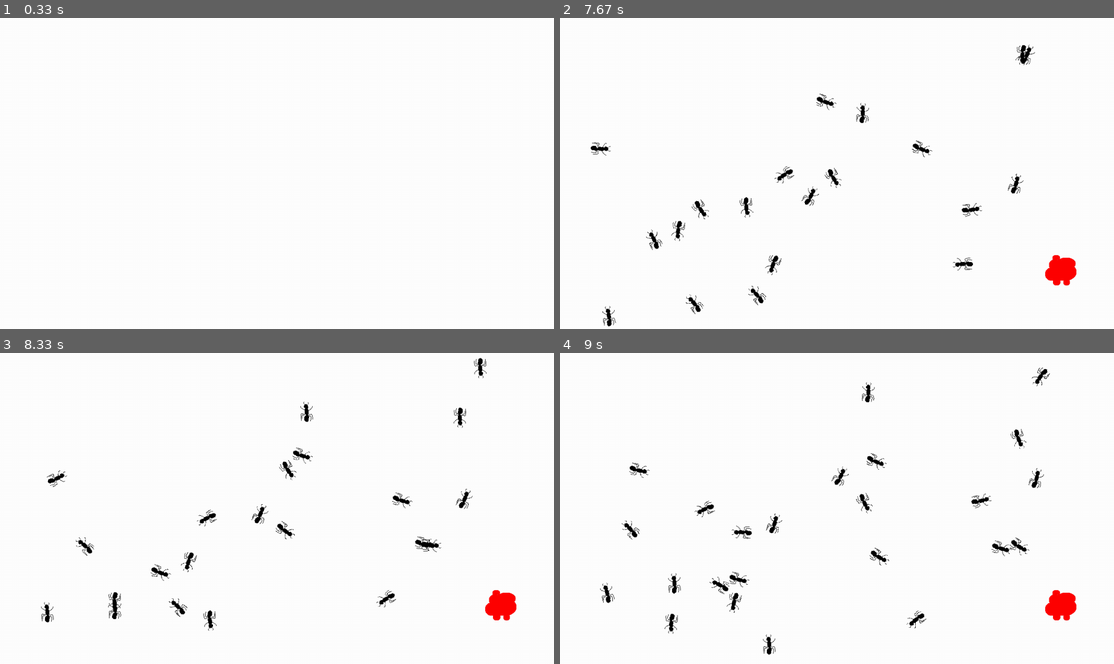
Above: before the commit, frames 1-4 (two rows, left to right).
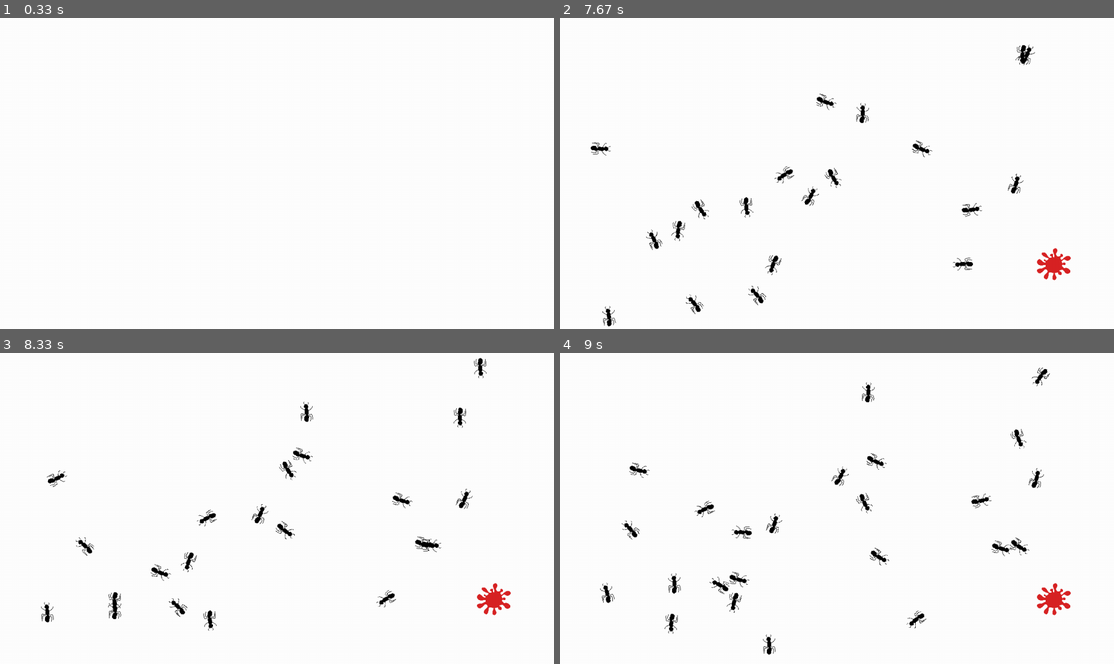
Above: after the commit, the same moments.

Repository: SL-prog/Pygame-Compilation
Game: pygame game, started from fourmiZ.py
Same seed, same stepped clock (60 frames per second), same inputs: the game is played once before the commit and once after it.
Inputs (mouse positions are in pixels of both pictures, inside the frame that each line leads up to):
- Up to frame 1 (0.33 s): no input
- Up to frame 2 (7.67 s): click (837, 173) at 0.38 s; click (892, 241) at 0.72 s; click (1041, 282) at 1.05 s; click (704, 111) at 1.38 s; click (820, 120) at 1.72 s; click (748, 70) at 2.05 s; click (626, 105) at 2.38 s; click (665, 133) at 2.72 s; click (958, 95) at 3.05 s; click (676, 154) at 3.38 s; click (986, 207) at 3.72 s; click (748, 70) at 4.05 s; click (1030, 170) at 4.38 s; click (936, 276) at 4.72 s; click (643, 282) at 5.05 s; click (698, 226) at 5.38 s; click (632, 117) at 5.72 s; click (776, 263) at 6.05 s; click (632, 269) at 6.38 s; click (659, 182) at 6.72 s; click (776, 217) at 7.05 s; right-click (1041, 263) at 7.38 s
- Up to frame 3 (8.33 s): click (376, 527) at 7.72 s; click (265, 443) at 8.05 s
- Up to frame 4 (9 s): click (753, 548) at 8.38 s; click (709, 492) at 8.72 s

Frame 1 is identical in both runs. In frame 2, 0.6% of the frame differs, in the area x 6-94%, y 10-98%; in frame 3, 0.6%; in frame 4, 0.6%, in the area x 8-94%, y 7-95%.

Commit message:
Petites modifications
...sur l'écrasement

Diff:
--- a/fourmiZ.py
+++ b/fourmiZ.py
@@ -7,7 +7,7 @@
 
 fenetre = pygame.display.set_mode((0,0),FULLSCREEN)
 
-
+crush = pygame.mixer.Sound("crush.wav")
 BLOOD = pygame.image.load('blood.png').convert_alpha()
 
 class Ant:
@@ -102,9 +102,8 @@
 
 
     def affiche(self, fenetre):
-        # self.rotation()
         if self.killed:
-            fenetre.blit(BLOOD, (self.x, self.y))
+            fenetre.blit(BLOOD, (self.x-15, self.y-15))
         else:
             self.rotation()
             fenetre.blit(self.imageant, (self.x, self.y)) #ant
@@ -140,6 +139,7 @@
             for a in ants:
                 if x > a.x and x < a.x + 50 and y > a.y and y < a.y+50:
                     a.killed = True
+                    crush.play()
                     ants.pop(a.num)
                     deads.append(a)
                     for i in ants[a.num:]:
Binary file changed: ant.png
Binary file changed: blood.png
Not shown, added: crush.wav
